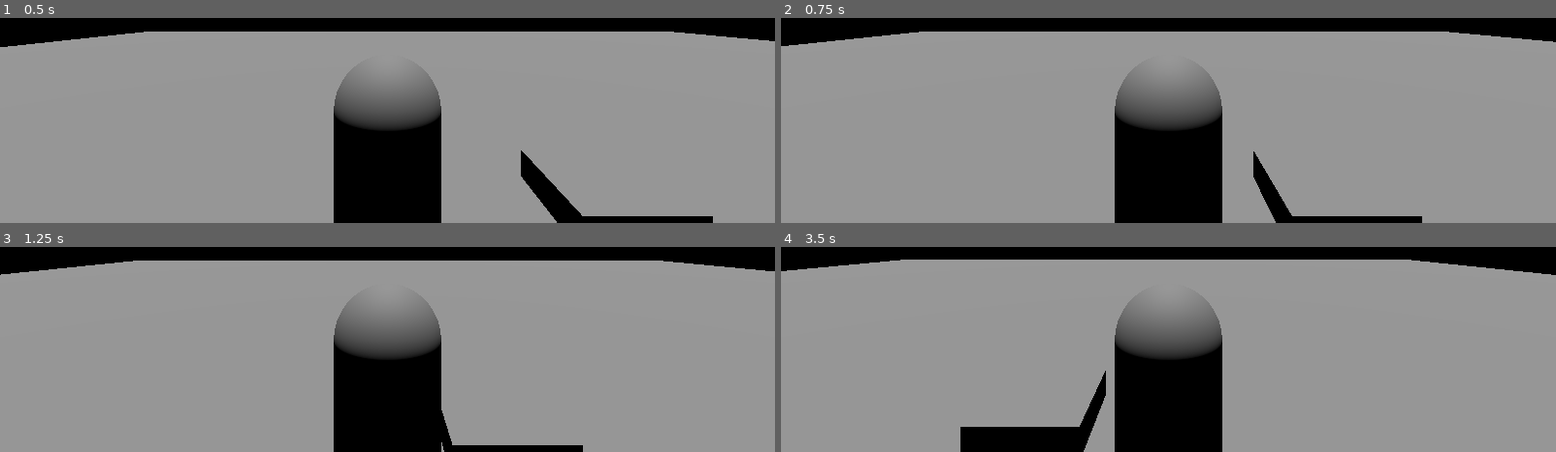
Above: before the commit, frames 1-4 (two rows, left to right).
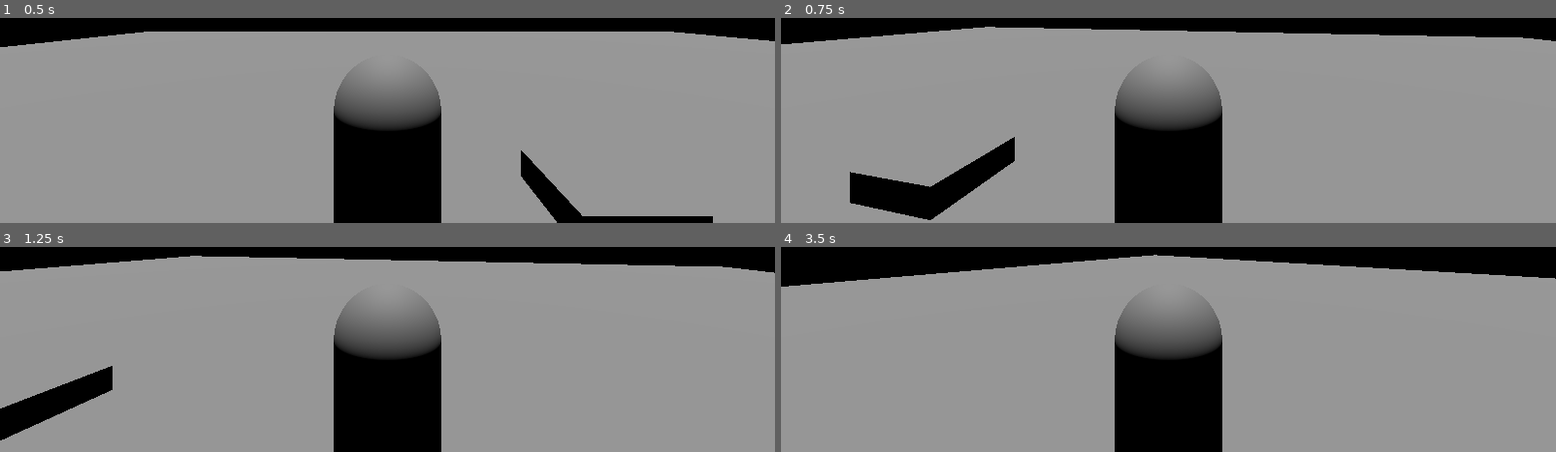
Above: after the commit, the same moments.

Repository: Sprotex/ludum-dare-54
Game: Godot game, scene res://level.tscn
Two runs of this game, one before a commit and one after it. Both use one fixed random seed, a clock stepped at 60 frames per second and the inputs below.
Inputs (mouse positions are in pixels of both pictures, inside the frame that each line leads up to):
- Up to frame 1 (0.5 s): no input
- Up to frame 2 (0.75 s): tap Enter at 0.5 s; move the mouse to (outside the picture) at 0.52 s; hold D (move_right) from 0.53 s (still down)
- Up to frame 3 (1.25 s): keep holding D (move_right)
- Up to frame 4 (3.5 s): move the mouse to (1013, 257) at 1.27 s; release D (move_right) at 1.28 s; hold S (move_backward) 1.28-2.03 s; move the mouse to (outside the picture) at 2.02 s; hold D (move_right) 2.03-2.78 s; move the mouse to (1129, 320) at 2.77 s; hold W (move_forward) from 2.78 s (still down)

Frame 1 is identical in both runs. In frame 2, 5.3% of the frame differs, in the area x 0-100%, y 4-100%; in frame 3, 3.7%; in frame 4, 6.0%, in the area x 0-100%, y 3-100%.

Commit message:
add mouse input
add forward box to see player forward graphically

Diff:
--- a/player/input_vector.gd
+++ /dev/null
@@ -1,10 +0,0 @@
-extends Node
-
-class_name InputVector
-
-var vector = Vector3.ZERO
-
-
-func _process(delta: float) -> void:
-	vector.x = Input.get_axis("move_left", "move_right")
-	vector.z = -Input.get_axis("move_backward", "move_forward")
--- /dev/null
+++ b/player/inputs.gd
@@ -0,0 +1,7 @@
+extends Node
+
+class_name Inputs
+
+
+var movement := Vector3.ZERO
+var rotation := Vector2.ZERO
--- /dev/null
+++ b/player/keyboard_input.gd
@@ -0,0 +1,10 @@
+extends Node
+
+class_name KeyboardInput
+
+@export var inputs: Inputs
+
+
+func _process(delta: float) -> void:
+	inputs.movement.x = Input.get_axis("move_left", "move_right")
+	inputs.movement.z = Input.get_axis("move_forward", "move_backward")
--- /dev/null
+++ b/player/mouse_input.gd
@@ -0,0 +1,19 @@
+extends Node
+
+class_name MouseInput
+
+@export var inputs: Inputs
+
+
+func _ready() -> void:
+  Input.mouse_mode = Input.MOUSE_MODE_CAPTURED
+
+
+func _unhandled_input(event: InputEvent) -> void:
+  if not event is InputEventMouseMotion:
+    return
+  inputs.rotation += event.relative
+
+
+func _physics_process(_delta: float) -> void:
+  inputs.set_deferred("rotation", Vector2.ZERO)
--- a/player/movement.gd
+++ b/player/movement.gd
@@ -1,9 +1,25 @@
 extends Node
 
 @export var character_body: CharacterBody3D
-@export var input_vector: InputVector
+@export var inputs: Inputs
 @export var movement_speed: float = 3.0
+@export var rotation_speed: float = 1.0
+
+const PIXEL_TO_DEGREE_RATIO = 3.3/5.0
+
+
+func move(delta: float) -> void:
+  var framerate_independent_movement = inputs.movement * movement_speed * delta
+  var local_movement = character_body.global_transform.basis * framerate_independent_movement
+  character_body.move_and_collide(local_movement)
+
+
+func rotate(_delta: float) -> void:
+  var rotation = inputs.rotation * rotation_speed * PIXEL_TO_DEGREE_RATIO
+  character_body.rotate_y(deg_to_rad(-rotation.x))
+  # character_body.rotate_x(deg_to_rad(rotation.y))
+
 
 func _physics_process(delta: float) -> void:
-  var framerate_independent_movement = input_vector.vector * movement_speed * delta
-  character_body.move_and_collide(framerate_independent_movement)
+  move(delta)
+  rotate(delta)
--- a/player/player.tscn
+++ b/player/player.tscn
@@ -1,9 +1,14 @@
-[gd_scene load_steps=5 format=3 uid="uid://d222y8cfa7ept"]
+[gd_scene load_steps=8 format=3 uid="uid://d222y8cfa7ept"]
 
 [ext_resource type="Script" path="res://player/movement.gd" id="1_3k5wx"]
-[ext_resource type="Script" path="res://player/input_vector.gd" id="2_imiaq"]
+[ext_resource type="Script" path="res://player/keyboard_input.gd" id="2_3lhrg"]
+[ext_resource type="Script" path="res://player/inputs.gd" id="2_7e5e5"]
+[ext_resource type="Script" path="res://player/mouse_input.gd" id="4_ctr32"]
 
 [sub_resource type="CapsuleMesh" id="CapsuleMesh_dhca4"]
+
+[sub_resource type="BoxMesh" id="BoxMesh_87ork"]
+size = Vector3(0.6, 0.3, 0.3)
 
 [sub_resource type="CapsuleShape3D" id="CapsuleShape3D_1mw0j"]
 
@@ -14,16 +19,29 @@
 mesh = SubResource("CapsuleMesh_dhca4")
 skeleton = NodePath("")
 
+[node name="MeshInstance3D2" type="MeshInstance3D" parent="."]
+transform = Transform3D(1, 0, 0, 0, 1, 0, 0, 0, 1, 0, 1.5, -0.5)
+mesh = SubResource("BoxMesh_87ork")
+skeleton = NodePath("")
+
 [node name="CollisionShape3D" type="CollisionShape3D" parent="."]
 transform = Transform3D(1, 0, 0, 0, 1, 0, 0, 0, 1, 0, 1, 0)
 shape = SubResource("CapsuleShape3D_1mw0j")
 
 [node name="Control" type="Node" parent="."]
 
-[node name="Movement" type="Node" parent="Control" node_paths=PackedStringArray("character_body", "input_vector")]
+[node name="Movement" type="Node" parent="Control" node_paths=PackedStringArray("character_body", "inputs")]
 script = ExtResource("1_3k5wx")
 character_body = NodePath("../..")
-input_vector = NodePath("../Input Vector")
+inputs = NodePath("../Inputs")
 
-[node name="Input Vector" type="Node" parent="Control"]
-script = ExtResource("2_imiaq")
+[node name="Inputs" type="Node" parent="Control"]
+script = ExtResource("2_7e5e5")
+
+[node name="Keyboard Input" type="Node" parent="Control/Inputs" node_paths=PackedStringArray("inputs")]
+script = ExtResource("2_3lhrg")
+inputs = NodePath("..")
+
+[node name="Mouse Input" type="Node" parent="Control/Inputs" node_paths=PackedStringArray("inputs")]
+script = ExtResource("4_ctr32")
+inputs = NodePath("..")
